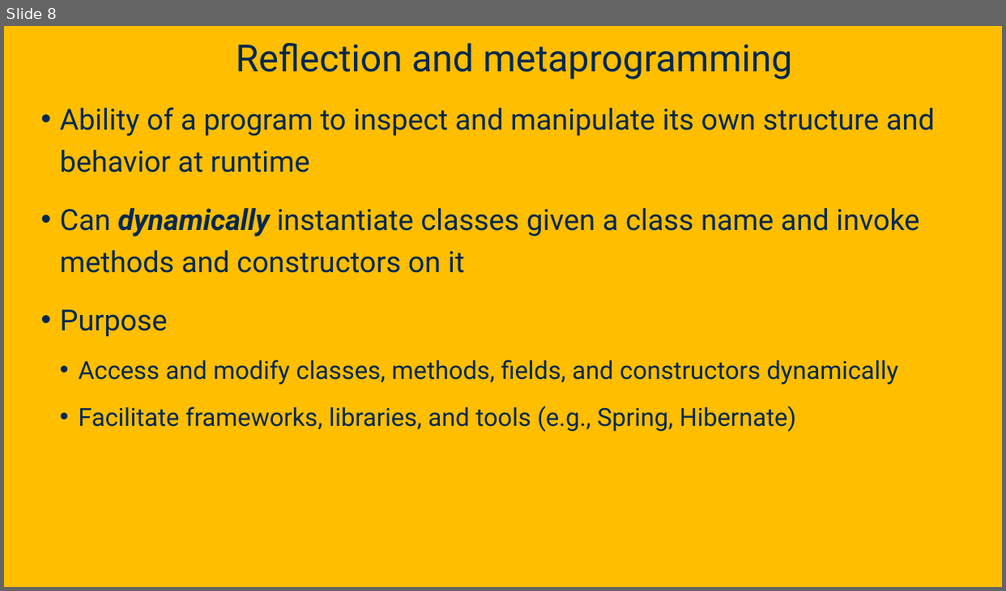
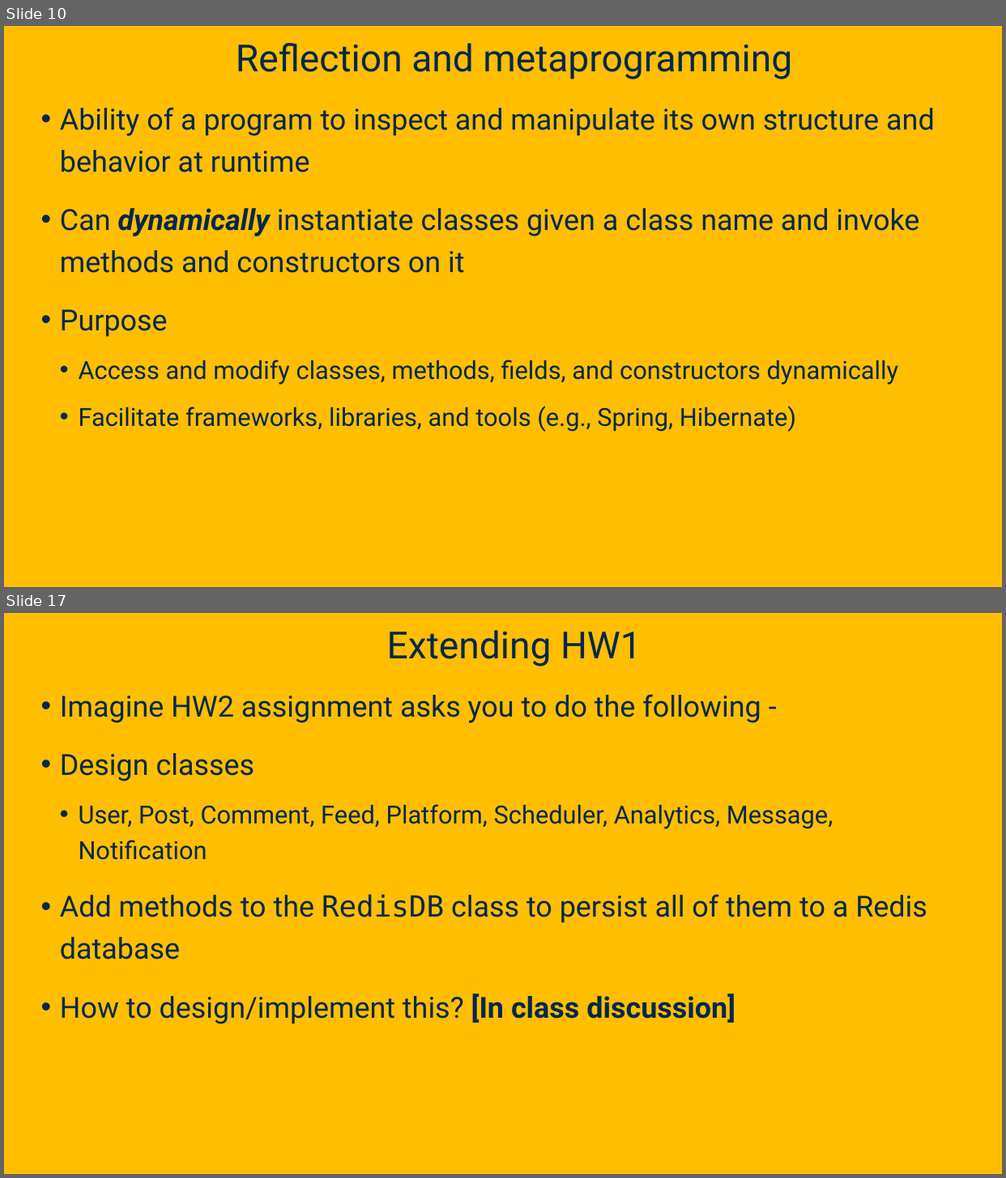
Before and after one commit to davsec-teaching/ECS160-Winter2025, a slide deck: slides/5_annotations_and_reflection.pptx. Shown one above the other, each under a label of ours: slide 8 before the commit, slides 10 and 17 after it; the slides between them are not shown. The pictures are 1006x591 and 1006x1178 pixels, drawn with LibreOffice and Linux fonts; fonts in the diff are those of the drawing; background and template pictures are left out. Boxes give left, top, right and bottom in pixels: in the first picture for what was removed or moved away, otherwise in the second. Text is boxed around its words. In the diff, an @@ line names an element or a change of style, - is before the commit and + after.

```diff
--- a/slides/5_annotations_and_reflection.pptx
+++ b/slides/5_annotations_and_reflection.pptx
@@ slide 17 added at <box>4,613,1002,1174</box>, background picture (left out) @@
@@ title added at <box>387,630,641,666</box>, 36 pt, text #022850 @@
+Extending HW1
@@ text added at <box>60,694,927,1024</box>, 28 pt, text #022850 @@
+• Imagine HW2 assignment asks you to do the following -
+• Design classes
+  • User, Post, Comment, Feed, Platform, Scheduler, Analytics, Message, Notification
+• Add methods to the RedisDB class to persist all of them to a Redis database
+• How to design/implement this? [In class discussion]
@@ what was slide 8 is now slide 10 @@
```
Also in this commit, not shown: 8 slides changed, 17 other slides added, 1 slide removed.
